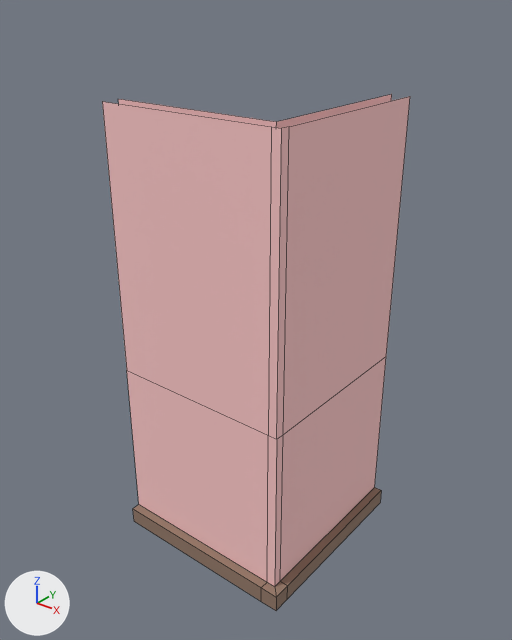
A saved change to the FBX model Content/Game_Art/FBX/Archi/SM_Coin_Ext_Double_4x4.fbx.
The view is the same before and after, from a 50 mm lens placed at (0.72, -1.29, 3.03), pointed at (-1.45, 1.42, 1.35). Lighting does not change. The marker at lower left points along +X, +Y and +Z. Mesh edges are drawn as thin lines. Where no turn or scale is listed for an object, it has been applied to the vertices.

The first picture shows 'SM_Coin_Ext_Double_4x4'.
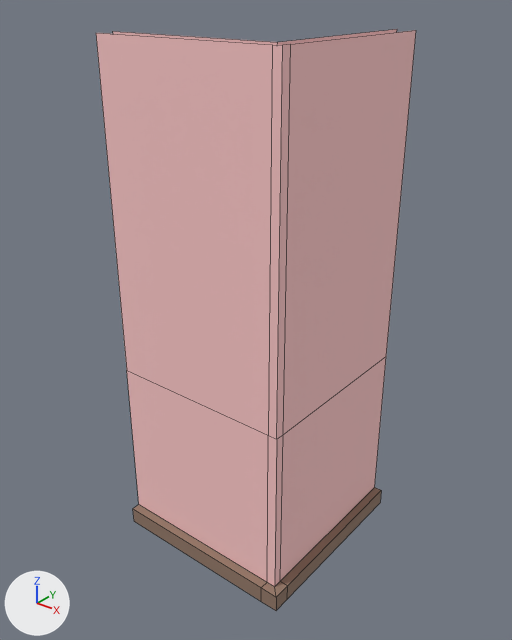
Pixel boxes [x1, y1, x2, y2] of what changed, in the pictures (512 x 640 px; the box of a moved part takes in the faces that stretch with it):
'SM_Coin_Ext_Double_4x4', reshaped (13% taller): before [102, 94, 410, 611]; after [96, 29, 416, 611]
part 1 of me_mesh, moved or reshaped: before [102, 94, 410, 394]; after [96, 29, 416, 394]

The edits, one by one:
me_mesh has 48 vertices, 24 faces and spans x -2.0..-0.9, y 0.9..2.0, z 0.0..2.5.
me_mesh is used by ob_sm_coin_ext_double_4x4; location (0.0, 0.0, 0.0).
Before the commit, vertices of me_mesh: 0 (-2.0, 0.95, 2.5) at pixel (102, 101), 5 (-1.0, 0.95, 2.5) at pixel (271, 126), 17 (-2.0, 1.05, 2.5) at pixel (118, 98), 38 (-0.95, 1.0, 2.5) at pixel (289, 126), 39 (-0.95, 2.0, 2.5) at pixel (410, 96).
Before the commit, vertices of me_mesh: 43 (-0.95, 0.95, 2.5) at pixel (281, 128), 46 (-1.05, 2.0, 2.5) at pixel (391, 94), 47 (-1.05, 1.05, 2.5) at pixel (276, 121).
Part 1, on me_mesh:
Vertices 0, 5, 17, 38, 39, 43, 46, 47 of me_mesh move by (0.0, 0.0, 0.3).
